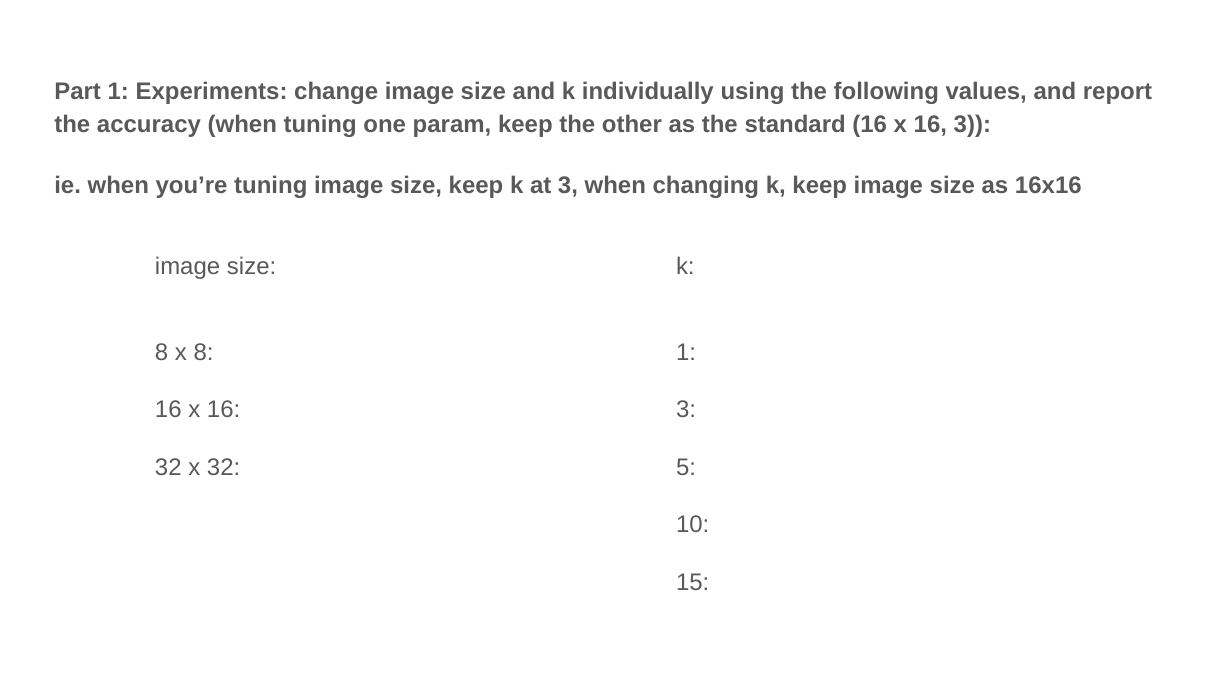
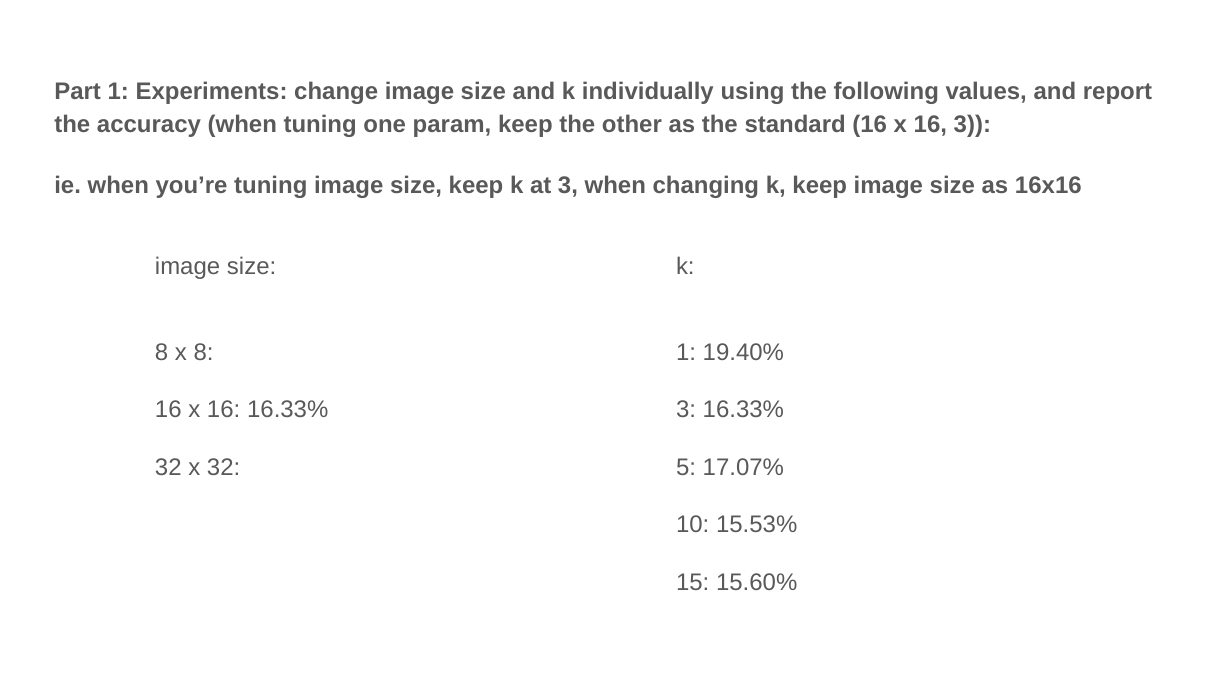
Before and after one commit to jielyugt/scene_recognition, a slide deck: slide 3 of proj5_template.pptx. Drawn at 1232x693 pixels with LibreOffice and Linux fonts; fonts in the diff are those of the drawing. Boxes give left, top, right and bottom in pixels: in the first picture for what was removed or moved away, otherwise in the second. Text is boxed around its words. In the diff, an @@ line names an element or a change of style, - is before the commit and + after.

```diff
--- a/proj5_template.pptx
+++ b/proj5_template.pptx
@@ text at [676, 343, 797, 590]: text changed @@
-1:
-3:
-5:
-10:
-15:
+1: 19.40%
+3: 16.33%
+5: 17.07%
+10: 15.53%
+15: 15.60%
@@ text at [155, 400, 328, 417]: text changed @@
-16 x 16:
+16 x 16: 16.33%
```
Also in this commit, not shown: 2 other slides changed.
